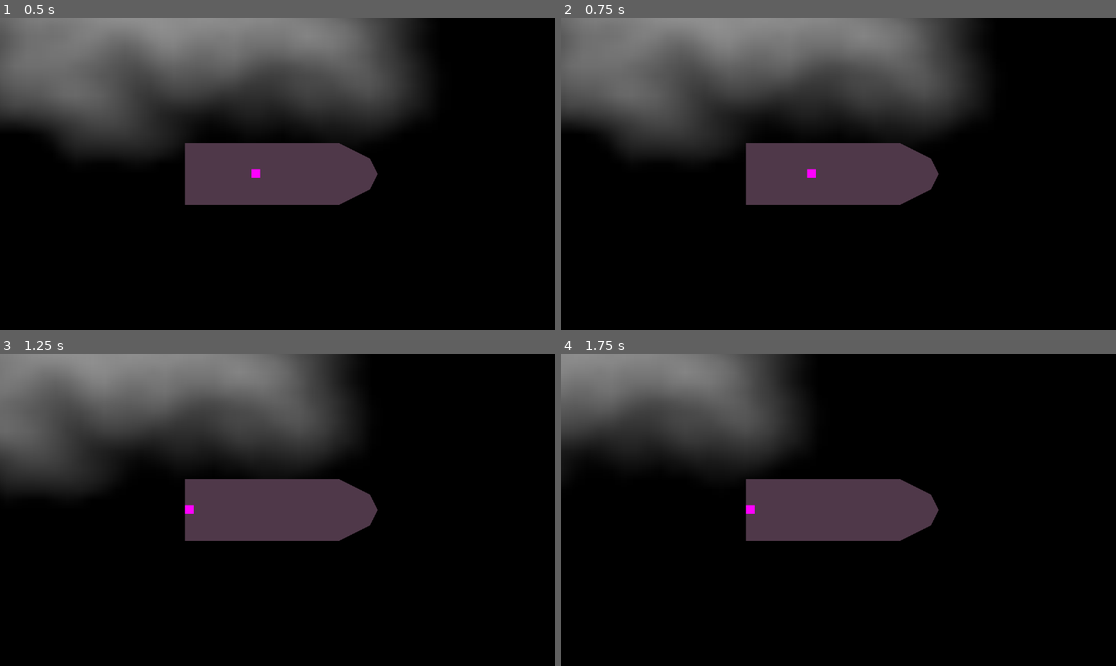
Above: before the commit, frames 1-4 (two rows, left to right).
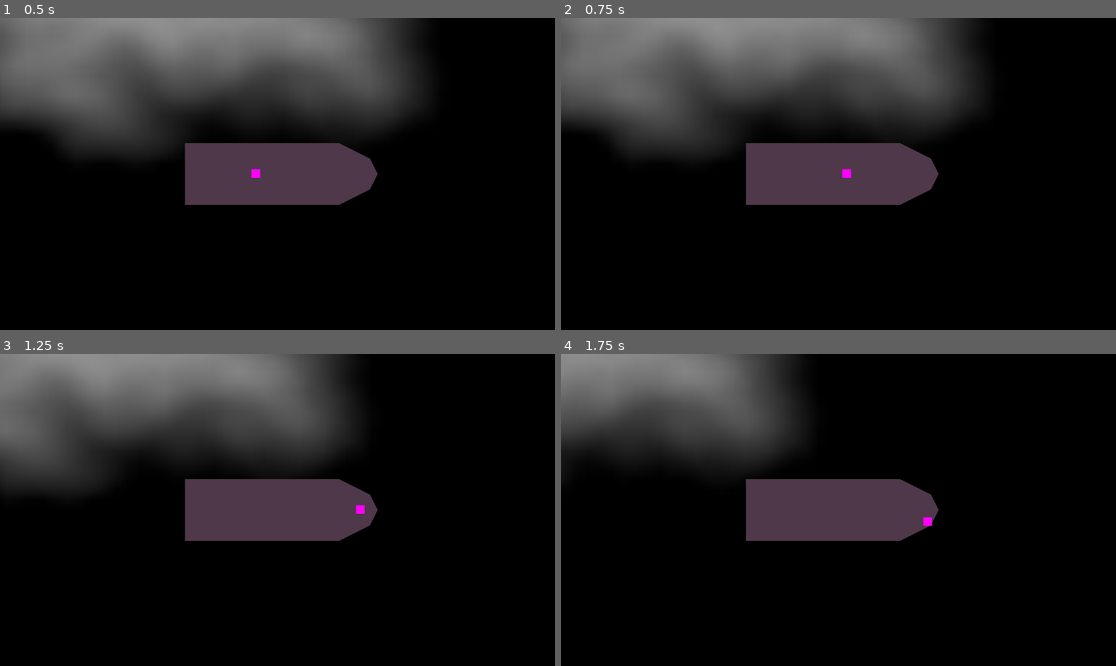
Above: after the commit, the same moments.

Repository: KevinStirling/FlipAndBurn
Game: Godot game, scene res://space.tscn
Same seed, same stepped clock (60 frames per second), same inputs: the game is played once before the commit and once after it.
Inputs:
- Up to frame 1 (0.5 s): no input
- Up to frame 2 (0.75 s): tap Enter at 0.5 s; hold Right (ui_right) from 0.53 s (still down); hold W (burn) from 0.53 s (still down)
- Up to frame 3 (1.25 s): keep holding Right (ui_right); keep holding W (burn)
- Up to frame 4 (1.75 s): release Right (ui_right) at 1.28 s; release W (burn) at 1.28 s; hold Down (ui_down) from 1.28 s (still down); tap W (burn) at 1.35 s

Frame 1 is identical in both runs. In frame 2, less than 0.1% of the frame differs, in the area x 44-53%, y 48-52%; in frame 3, less than 0.1%; in frame 4, less than 0.1%.

Commit message:
fix player movement + match rotation and velocity to ship

Diff:
--- a/Player.gd
+++ b/Player.gd
@@ -1,6 +1,7 @@
 extends CharacterBody2D
 
 @onready var ship_interior = $"../Ship/ShipFloor"
+@onready var ship = $"../Ship"
 
 const SPEED = 300.0
 
@@ -8,18 +9,19 @@
 # Store the current movement input
 var movement = Vector2.ZERO
 
-# Get the gravity from the project settings to be synced with RigidBody nodes.
-#var gravity = ProjectSettings.get_setting("physics/2d/default_gravity")
-var gravity = 9.8
+var on_floor = true
+
 
 func _ready():
 	ship_interior.body_entered.connect(_player_entered_ship)
 	ship_interior.body_exited.connect(_player_exited_ship)
 
 func _player_entered_ship(body):
+	on_floor = true
 	print("player inside")
 
 func _player_exited_ship(body):
+	on_floor = false
 	print("player outside")
 
 
@@ -27,26 +29,21 @@
 func _physics_process(delta):
 # THIS OBVIOUSLY NEEDS TO BE CHANGED
 	# Get the current velocity
-	var velocity = Vector2()
 
-# Check if the left or right arrow key is pressed
-	if Input.is_action_pressed("ui_right"):
+	velocity = Vector2.ZERO
+
+	if Input.is_action_pressed('ui_right'):
 		velocity.x += 1
-	if Input.is_action_pressed("ui_left"):
+	if Input.is_action_pressed('ui_left'):
 		velocity.x -= 1
-
-	# Check if the up or down arrow key is pressed
-	if Input.is_action_pressed("ui_down"):
+	if Input.is_action_pressed('ui_down'):
 		velocity.y += 1
-	if Input.is_action_pressed("ui_up"):
+	if Input.is_action_pressed('ui_up'):
 		velocity.y -= 1
-
-	# Normalize the velocity so that diagonal movement is not faster
-	velocity = velocity.normalized()
-
-	# Scale the velocity by the speed
-	velocity *= SPEED
-
-	# Apply the velocity to the character's position
-#	position += velocity * delta
+	# Make sure diagonal movement isn't faster
+	velocity = velocity.normalized() * SPEED
+	#keeps player model locked to the rotation and movement of the ship when inside
+	if on_floor :
+		velocity = velocity + ship.linear_velocity
+		rotation = ship.rotation
 	move_and_slide()
--- a/space.tscn
+++ b/space.tscn
@@ -37,11 +37,11 @@
 
 [node name="ShipFloor" type="Area2D" parent="Ship"]
 collision_layer = 0
-collision_mask = 0
+collision_mask = 4
 
 [node name="ShipBaseCollision" type="CollisionPolygon2D" parent="Ship/ShipFloor"]
 build_mode = 1
-polygon = PackedVector2Array(-192, -64, 128, -64, 192, -32, 208, 0, 192, 32, 128, 64, -192, 64)
+polygon = PackedVector2Array(-199, -69, 127, -69, 196, -35, 215, 2, 196, 36, 129, 69, -199, 69)
 
 [node name="ShipBaseCollision" type="CollisionPolygon2D" parent="Ship"]
 build_mode = 1
